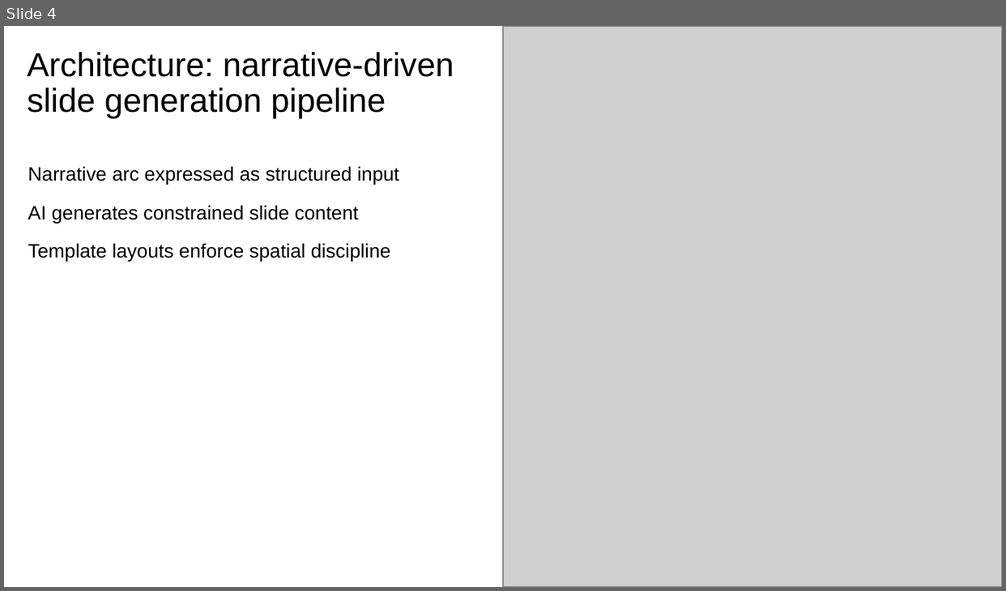
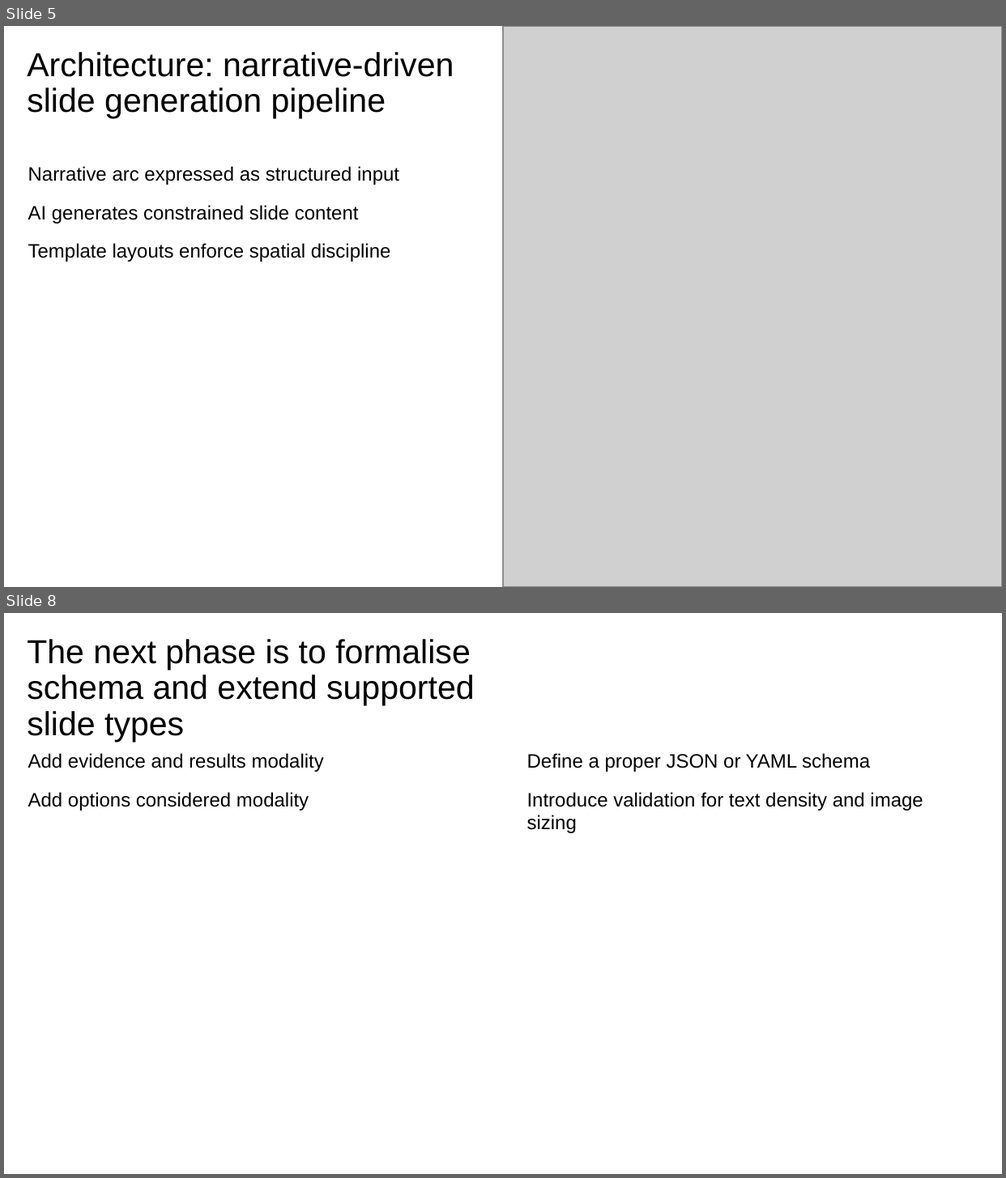
Before and after one commit to davidrrowley/PowerPointAutoGen, a slide deck: scripts/PowerPoint Slide Inventory Script/ibm_yaml_test.pptx. Shown one above the other, each under a label of ours: slide 4 before the commit, slides 5 and 8 after it; the slides between them are not shown. The pictures are 1006x591 and 1006x1178 pixels, drawn with LibreOffice and Linux fonts; fonts in the diff are those of the drawing; grey boxes stand for pictures. Boxes give left, top, right and bottom in pixels: in the first picture for what was removed or moved away, otherwise in the second. Text is boxed around its words. In the diff, an @@ line names an element or a change of style, - is before the commit and + after.

```diff
--- a/scripts/PowerPoint Slide Inventory Script/ibm_yaml_test.pptx
+++ b/scripts/PowerPoint Slide Inventory Script/ibm_yaml_test.pptx
@@ slide 8 added at [4,613,1002,1174], background #FFFFFF @@
@@ title added at [27,639,475,742], 24 pt, text #000000 @@
+The next phase is to formalise schema and extend supported slide types
@@ text added at [28,753,324,811], 14 pt, text #000000 @@
+Add evidence and results modality
+Add options considered modality
@@ text added at [527,753,923,833], 14 pt, text #000000 @@
+Define a proper JSON or YAML schema
+Introduce validation for text density and image sizing
@@ what was slide 4 is now slide 5 @@
```
Also in this commit, not shown: 3 other slides added, 1 other file.
